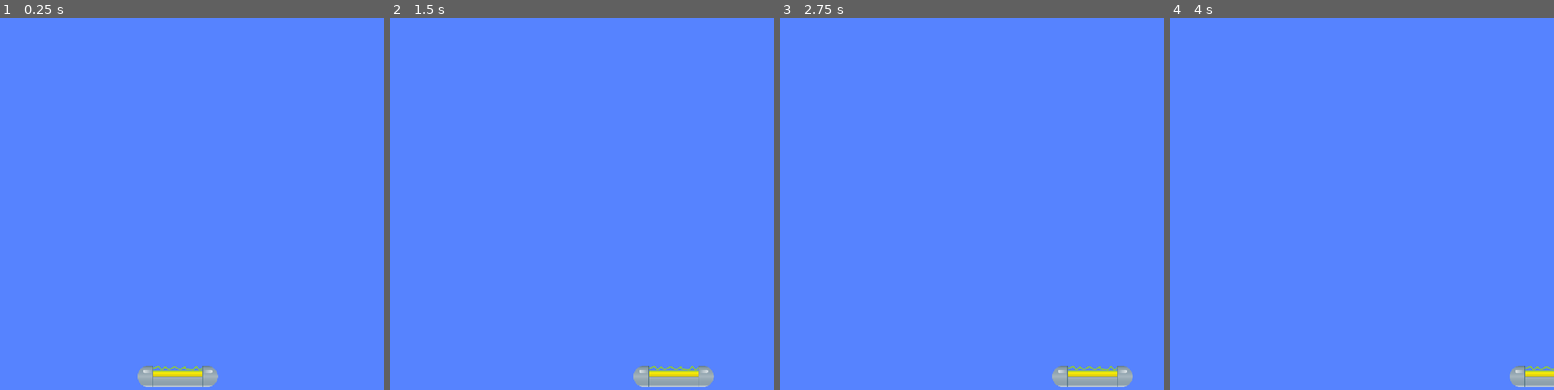
Above: before the commit, frames 1-4 (left to right).
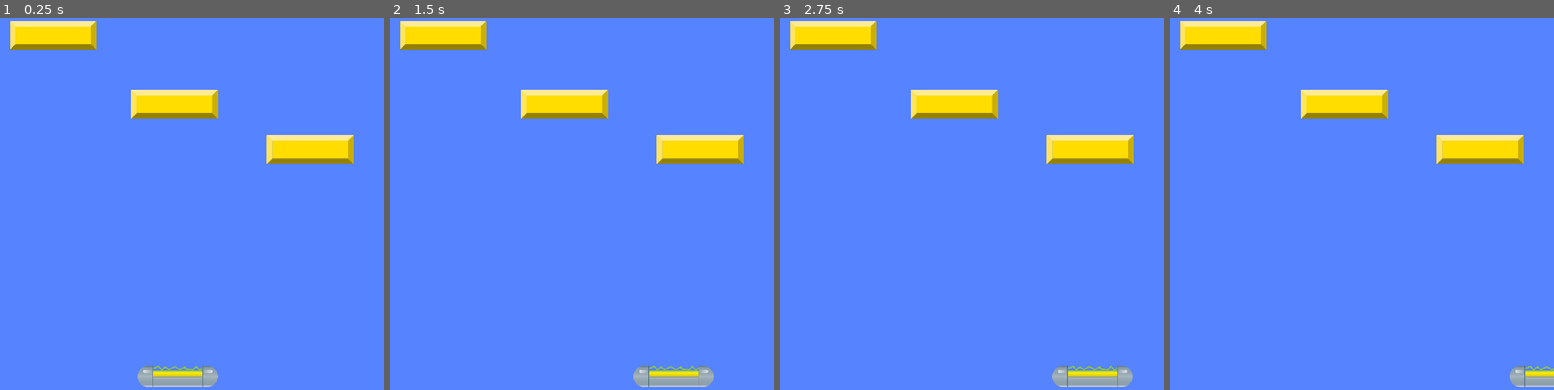
Above: after the commit, the same moments.

Repository: masonnh/brick-breaker
Game: Godot game, scene res://game.tscn
The game is run twice, just before and just after one commit, with the same random seed, the same clock (stepped at 60 frames per second) and the same inputs.
Inputs:
- Up to frame 1 (0.25 s): no input
- Up to frame 2 (1.5 s): tap Enter at 0.5 s; hold Right (ui_right) 0.53-1.28 s; hold Left (ui_left) from 1.28 s (still down)
- Up to frame 3 (2.75 s): release Left (ui_left) at 2.03 s; hold Right (ui_right) from 2.03 s (still down)
- Up to frame 4 (4 s): release Right (ui_right) at 3.53 s; hold Left (ui_left) from 3.53 s (still down)

The runs differ from the first frame. In frame 1, 5.2% of the frame differs, in the area x 2-93%, y 0-40%; in frame 2, 5.2%; in frame 3, 5.2%; in frame 4, 5.2%.

Commit message:
add bricks

Diff:
--- /dev/null
+++ b/brick.tscn
@@ -0,0 +1,15 @@
+[gd_scene format=3 uid="uid://wfvdayfmamo6"]
+
+[ext_resource type="Texture2D" uid="uid://cjouas5pt7m83" path="res://Sprites/YellowBrick.png" id="1_awxk8"]
+
+[sub_resource type="RectangleShape2D" id="RectangleShape2D_8ib2y"]
+size = Vector2(270, 90)
+
+[node name="Brick" type="StaticBody2D" unique_id=574279818]
+
+[node name="Sprite2D" type="Sprite2D" parent="." unique_id=1517966662]
+scale = Vector2(0.703125, 0.703125)
+texture = ExtResource("1_awxk8")
+
+[node name="CollisionShape2D" type="CollisionShape2D" parent="." unique_id=960843192]
+shape = SubResource("RectangleShape2D_8ib2y")
--- a/game.tscn
+++ b/game.tscn
@@ -1,6 +1,7 @@
 [gd_scene format=3 uid="uid://b7ofnx4gvwjqs"]
 
 [ext_resource type="PackedScene" uid="uid://bx6se8i20qa2f" path="res://paddle.tscn" id="1_80nbo"]
+[ext_resource type="PackedScene" uid="uid://wfvdayfmamo6" path="res://brick.tscn" id="2_e2o6t"]
 
 [node name="Game" type="Node2D" unique_id=1443152786]
 
@@ -14,3 +15,12 @@
 
 [node name="Paddle" parent="." unique_id=87617237 instance=ExtResource("1_80nbo")]
 position = Vector2(637, 1193)
+
+[node name="Brick" parent="." unique_id=574279818 instance=ExtResource("2_e2o6t")]
+position = Vector2(249, 129)
+
+[node name="Brick2" parent="." unique_id=1579485274 instance=ExtResource("2_e2o6t")]
+position = Vector2(627, 344)
+
+[node name="Brick3" parent="." unique_id=205428217 instance=ExtResource("2_e2o6t")]
+position = Vector2(1050, 486)
